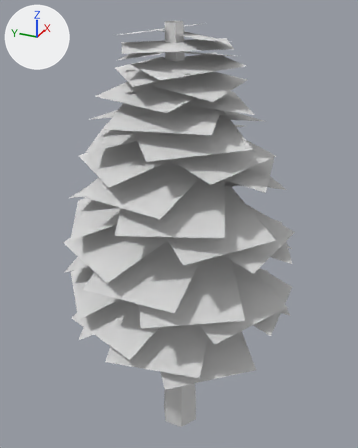
Two versions of the Blender file jcrpg/tools/ngplant/great_pine.blend, one commit apart.
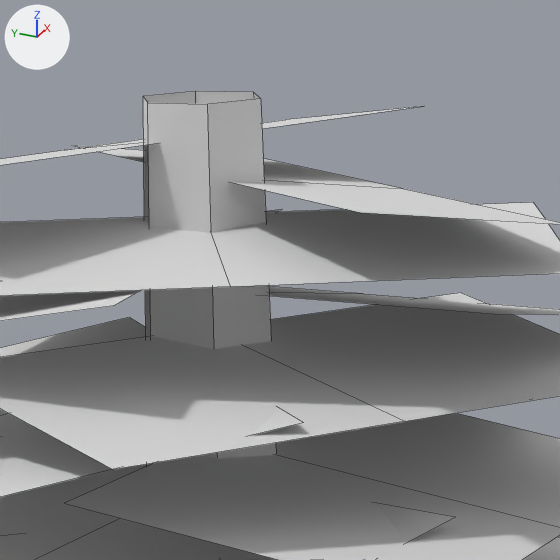
Each version appears first whole from a 50 mm lens placed at (-5.61, -2.51, 6.22), pointed at (0.15, 0.08, 3.34), and next in a close-up on the part from 40% to 64% of the width and 1% to 21% of the height. Every picture has the same lights, and +X, +Y and +Z are marked at upper left. The close-ups show mesh edges as thin lines.

The older version as bpy lines, for what is in view:
```python
me_plant_pmat1 = bpy.data.meshes.new('plant_pmat1')
me_plant_pmat1.from_pydata(...)  # 18 vertices, 12 faces; spans x -0.7..0.6, y -0.7..0.7, z 0.0..15.0
me_plant_pmat1.materials.append(mat_pmat1)  # its picture is missing
me_plant_pmat3 = bpy.data.meshes.new('plant_pmat3')
me_plant_pmat3.from_pydata(...)  # 324 vertices, 108 faces; spans x -4.0..4.05, y -4.0..3.99, z 4.61..14.9
me_plant_pmat3.materials.append(mat_pmat3)  # its picture is missing
ob_plant_pmat1 = bpy.data.objects.new('plant_pmat1', me_plant_pmat1)
ob_plant_pmat1.location = (0.0, 0.0, 0.0)
ob_plant_pmat1.scale = (0.399, 0.399, 0.399)
ob_plant_pmat3 = bpy.data.objects.new('plant_pmat3', me_plant_pmat3)
ob_plant_pmat3.location = (0.0, 0.0, 0.0)
ob_plant_pmat3.scale = (0.399, 0.399, 0.399)
```
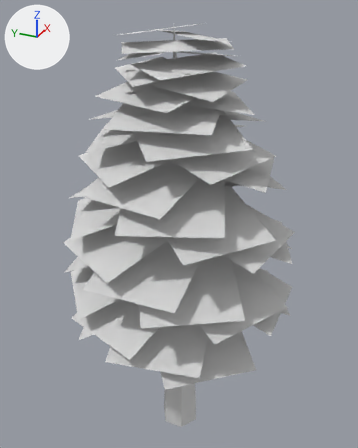
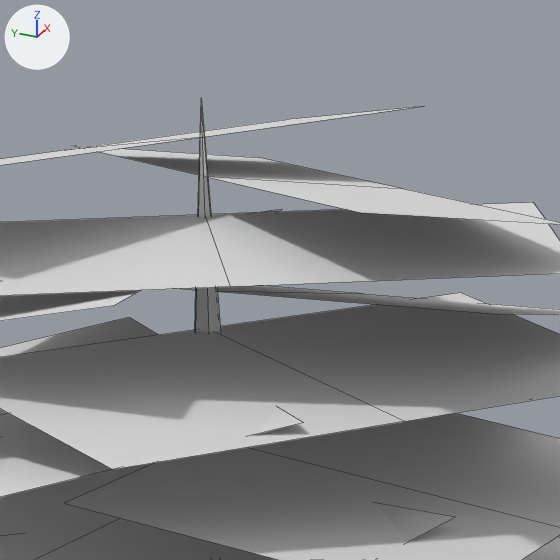
The newer file is also rescaled (x0.906) as a whole; pictures and numbers use the older file's frame.

Pixel boxes [x1, y1, x2, y2] of what changed, in the close-ups (560 x 560 px):
```json
{"object": "plant_pmat1", "change": "reshaped", "before": [143, 91, 276, 466], "after": [195, 98, 221, 332]}
```

Scene script edits in JSON lines:
```json
{"block": "me_plant_pmat1", "where": "me_plant_pmat1.from_pydata(...)  # 18 vertices, 12 faces; spans x -0.7..0.6, y -0.7..0.7, z 0.0..15.0"}
{"block": "me_plant_pmat1", "where": "# used by ob_plant_pmat1; location = (0.0, 0.0, 0.0); scale = (0.399, 0.399, 0.399)"}
{"block": "me_plant_pmat1", "change": "me_plant_pmat1 part 1"}
{"op": "set", "path": "me_plant_pmat1.vertices[0].co", "old": "(-0.4, -0.3, 15.0)", "new": "(-0.4, 0.0, 15.0)", "note": "pixel (260, 98) -> pixel (201, 97)"}
{"op": "set", "path": "me_plant_pmat1.vertices[3].co", "old": "(-0.2, -0.1, 15.0)", "new": "(-0.4, 0.0, 15.0)", "note": "pixel (253, 92) -> pixel (201, 97)"}
{"op": "set", "path": "me_plant_pmat1.vertices[5].co", "old": "(-0.2, 0.1, 15.0)", "new": "(-0.4, 0.0, 15.0)", "note": "pixel (195, 91) -> pixel (201, 97)"}
{"op": "set", "path": "me_plant_pmat1.vertices[7].co", "old": "(-0.4, 0.3, 15.0)", "new": "(-0.4, 0.0, 15.0)", "note": "pixel (143, 96) -> pixel (201, 97)"}
{"op": "set", "path": "me_plant_pmat1.vertices[9].co", "old": "(-0.7, 0.1, 15.0)", "new": "(-0.4, 0.0, 15.0)", "note": "pixel (147, 102) -> pixel (201, 97)"}
{"op": "set", "path": "me_plant_pmat1.vertices[11].co", "old": "(-0.7, -0.1, 15.0)", "new": "(-0.4, 0.0, 15.0)", "note": "pixel (207, 104) -> pixel (201, 97)"}
```
